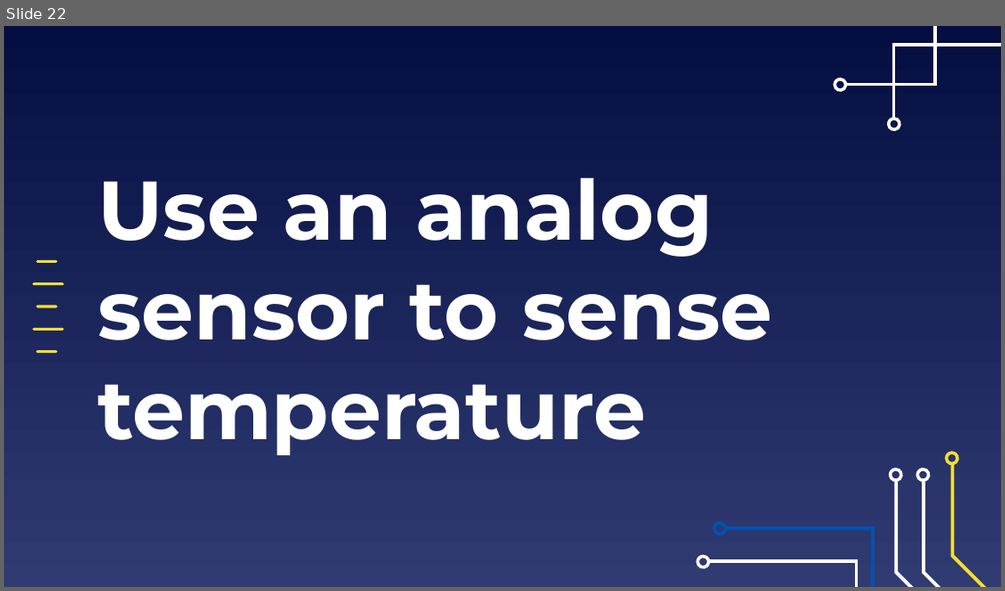
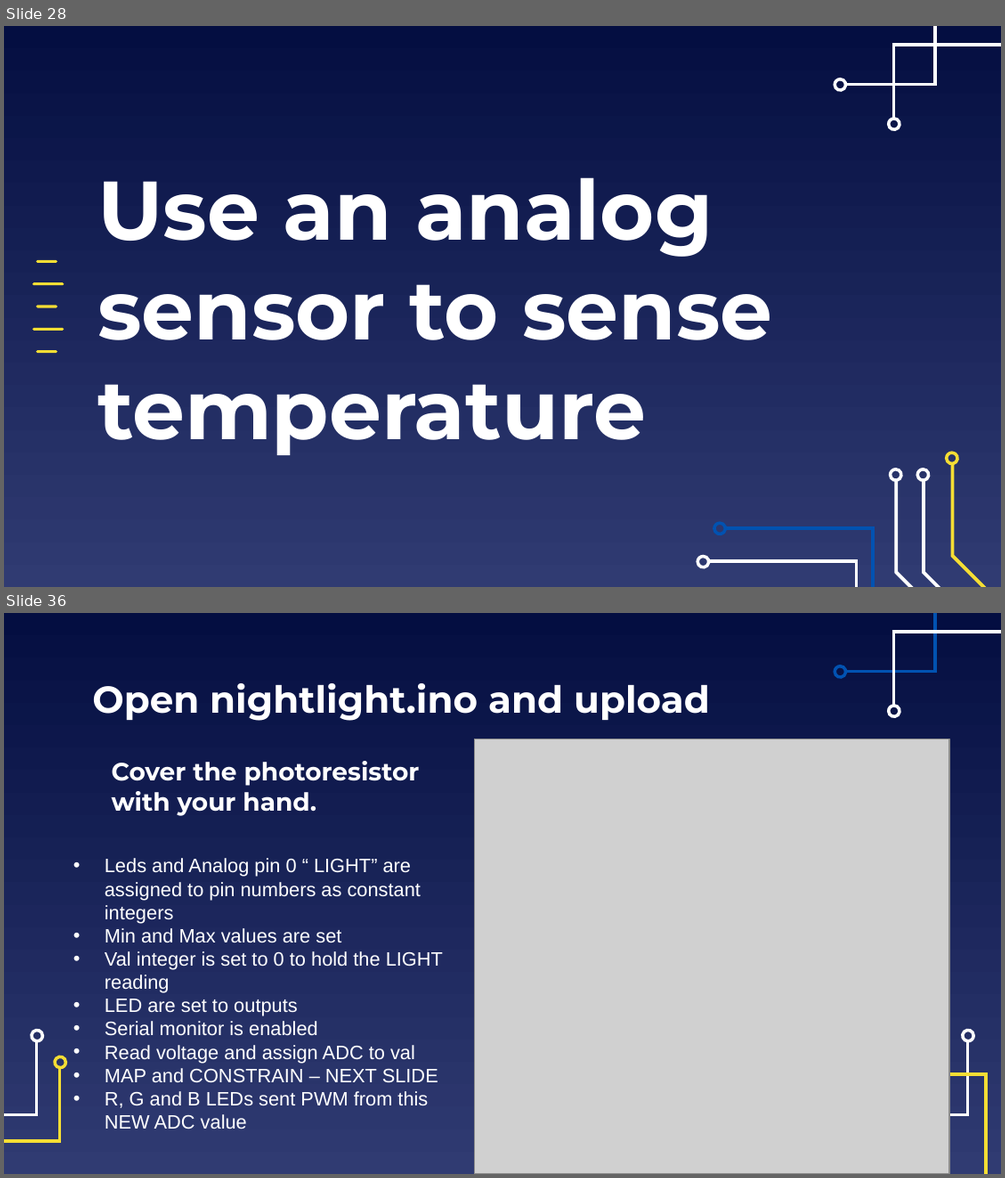
Before and after one commit to EELabMan/Arduino-2-Digital-Analog-Inputs, a slide deck: Arduino Workshop 2 Digital and Analog Inputs.pptx. Shown one above the other, each under a label of ours: slide 22 before the commit, slides 28 and 36 after it; the slides between them are not shown. The pictures are 1005x591 and 1005x1178 pixels, drawn with LibreOffice and Linux fonts; fonts in the diff are those of the drawing; grey boxes stand for pictures. Boxes give left, top, right and bottom in pixels: in the first picture for what was removed or moved away, otherwise in the second. Text is boxed around its words. In the diff, an @@ line names an element or a change of style, - is before the commit and + after.

```diff
--- a/Arduino Workshop 2 Digital and Analog Inputs.pptx
+++ b/Arduino Workshop 2 Digital and Analog Inputs.pptx
@@ slide 36 added at (x1=4, y1=613, x2=1001, y2=1174), background gradient #040E41 to #303B72; not listed: 2 template elements that a slide beside it also shows @@
@@ freeform shape added at (x1=846, y1=613, x2=935, y2=671), outline #0152B1 2.25 pt @@
@@ freeform shape added at (x1=834, y1=666, x2=848, y2=679), outline #0152B1 2.25 pt @@
@@ title added at (x1=92, y1=683, x2=710, y2=721), 27 pt, text #FFFFFF, bold @@
+Open nightlight.ino and upload
@@ picture added at (x1=475, y1=738, x2=950, y2=1173) @@
@@ text added at (x1=112, y1=761, x2=420, y2=816), 18 pt, text #FFFFFF, bold @@
+Cover the photoresistor with your hand.
@@ text added at (x1=105, y1=858, x2=443, y2=1128), 14 pt, text #FFFFFF @@
+• Leds and Analog pin 0 “ LIGHT” are assigned to pin numbers as constant integers
+• Min and Max values are set
+• Val integer is set to 0 to hold the LIGHT reading
+• LED are set to outputs
+• Serial monitor is enabled
+• Read voltage and assign ADC to val
+• MAP and CONSTRAIN – NEXT SLIDE
+• R, G and B LEDs sent PWM from this NEW ADC value
@@ freeform shape added at (x1=4, y1=1039, x2=36, y2=1174), outline #FFFFFF 2.25 pt @@
@@ freeform shape added at (x1=30, y1=1028, x2=43, y2=1040), outline #FFFFFF 2.25 pt @@
@@ freeform shape added at (x1=850, y1=1039, x2=967, y2=1174), outline #FFFFFF 2.25 pt @@
@@ freeform shape added at (x1=961, y1=1028, x2=974, y2=1040), outline #FFFFFF 2.25 pt @@
@@ freeform shape added at (x1=53, y1=1054, x2=65, y2=1068), outline #F5DE34 2.25 pt @@
@@ freeform shape added at (x1=4, y1=1067, x2=59, y2=1174), outline #F5DE34 2.25 pt @@
@@ freeform shape added at (x1=895, y1=1075, x2=985, y2=1174), outline #F5DE34 2.25 pt @@
@@ what was slide 22 is now slide 28 @@
```
Also in this commit, not shown: 15 slides changed, 14 other slides added, 6 slides removed, 2 other files.
